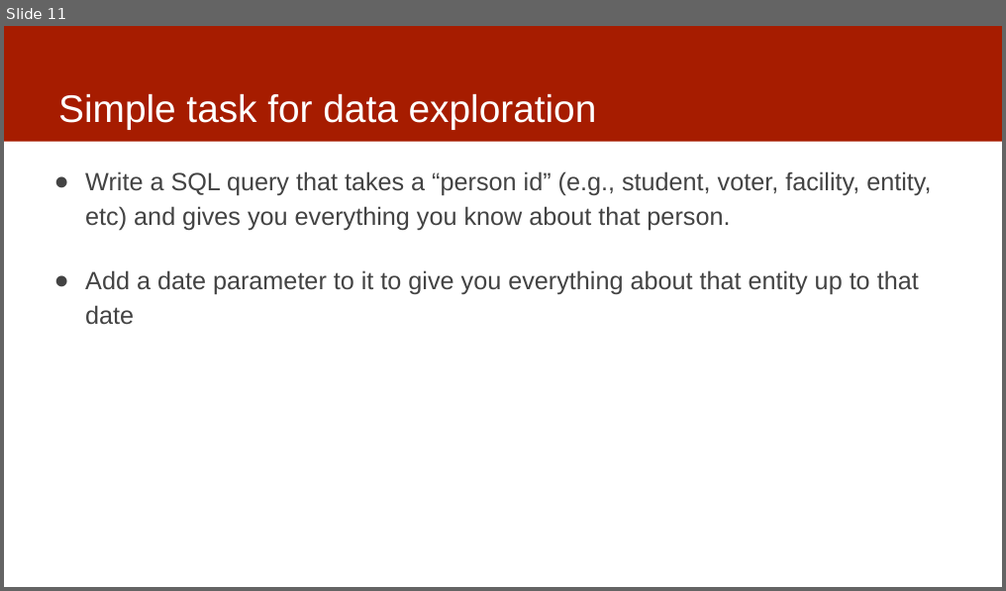
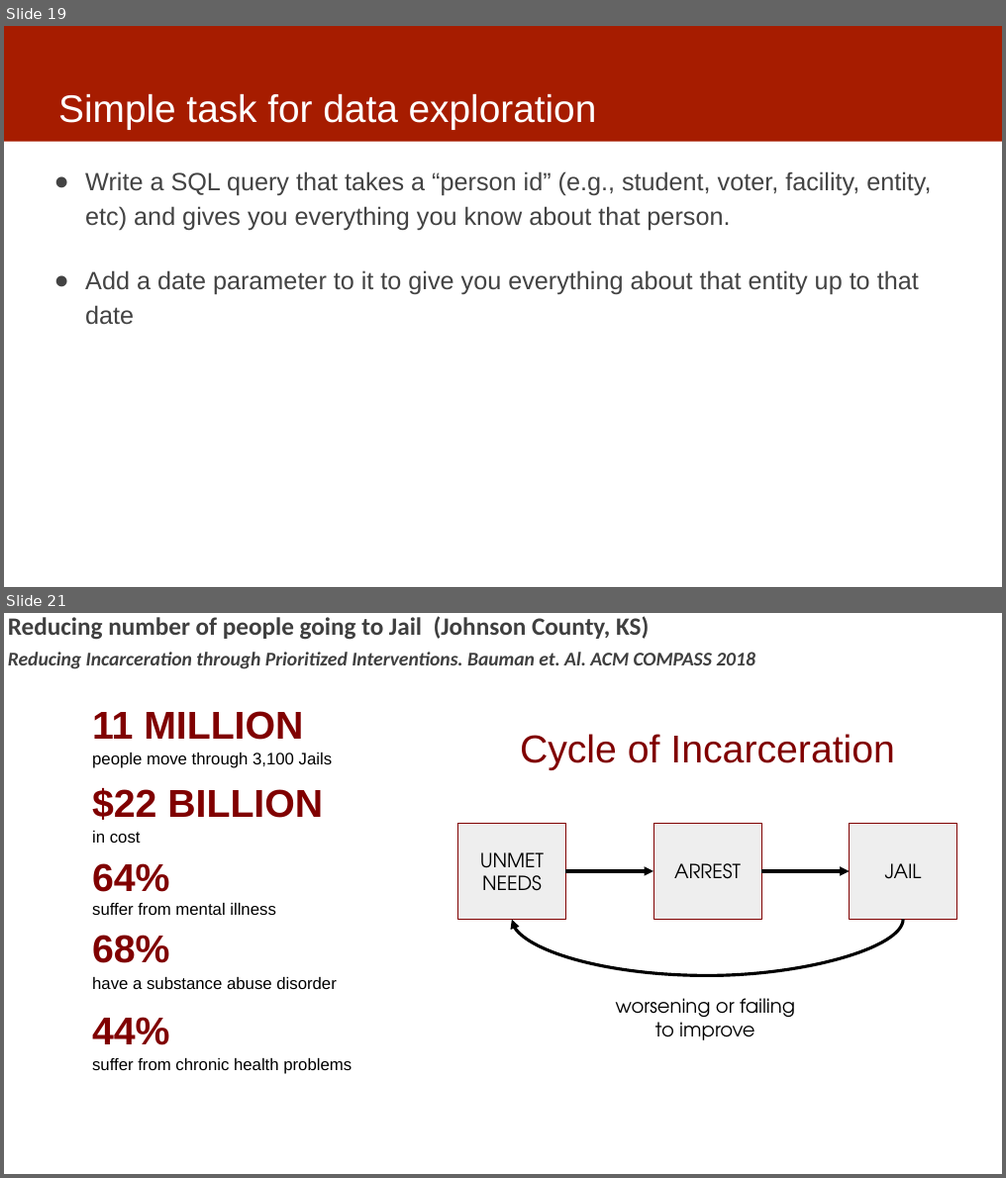
Before and after one commit to dssg/mlforpublicpolicylab, a slide deck: 03 - Data Exploration, Analytical Formulation, and Baselines/data-exploration.pptx. Shown one above the other, each under a label of ours: slide 11 before the commit, slides 19 and 21 after it; the slides between them are not shown. The pictures are 1006x591 and 1006x1178 pixels, drawn with LibreOffice and Linux fonts; fonts in the diff are those of the drawing; background and template pictures are left out. Boxes give left, top, right and bottom in pixels: in the first picture for what was removed or moved away, otherwise in the second. Text is boxed around its words. In the diff, an @@ line names an element or a change of style, - is before the commit and + after.

```diff
--- a/03 - Data Exploration, Analytical Formulation, and Baselines/data-exploration.pptx
+++ b/03 - Data Exploration, Analytical Formulation, and Baselines/data-exploration.pptx
@@ slide 21 added at <box>4,613,1002,1174</box>, background picture (left out) @@
@@ text added at <box>8,616,648,640</box>, 24 pt, text #3F3F3F, bold @@
+Reducing number of people going to Jail (Johnson County, KS)
@@ text added at <box>8,652,755,669</box>, 18.7 pt, text #3F3F3F, bold, italic @@
+Reducing Incarceration through Prioritized Interventions. Bauman et. Al. ACM COMPASS 2018
@@ rectangle added at <box>64,702,412,1111</box>, fill #FFFFFF at 70% opacity @@
@@ rectangle added at <box>429,703,987,1112</box>, fill #FFFFFF at 70% opacity @@
@@ text added at <box>520,734,895,770</box>, 37.3 pt, text #800000 @@
+Cycle of Incarceration
@@ rectangle added at <box>457,823,565,919</box>, fill #EEEEEE, outline #800000 0.75 pt, 18.7 pt, text #000000 @@
+UNMET
+NEEDS
@@ rectangle added at <box>653,823,761,919</box>, fill #EEEEEE, outline #800000 0.75 pt, 18.7 pt, text #000000 @@
+ARREST
@@ rectangle added at <box>849,823,957,919</box>, fill #EEEEEE, outline #800000 0.75 pt, 18.7 pt, text #000000 @@
+JAIL
@@ arrow added from (565, 871) to (653, 871), #000000 3 pt @@
@@ arrow added from (761, 871) to (849, 871), #000000 3 pt @@
@@ curved arrow added from (903, 919) to (512, 919), #000000 3 pt @@
@@ text added at <box>616,998,795,1041</box>, 18.7 pt, text #000000 @@
+worsening or failing to improve
@@ group added at <box>92,711,351,1074</box>: 10 texts @@
+11 MILLION
+people move through 3,100 Jails
+in cost
+$22 BILLION
+suffer from mental illness
+64%
+have a substance abuse disorder
+68%
+suffer from chronic health problems
+44%
@@ what was slide 11 is now slide 19 @@
```
Also in this commit, not shown: 5 slides changed, 4 other slides added.
